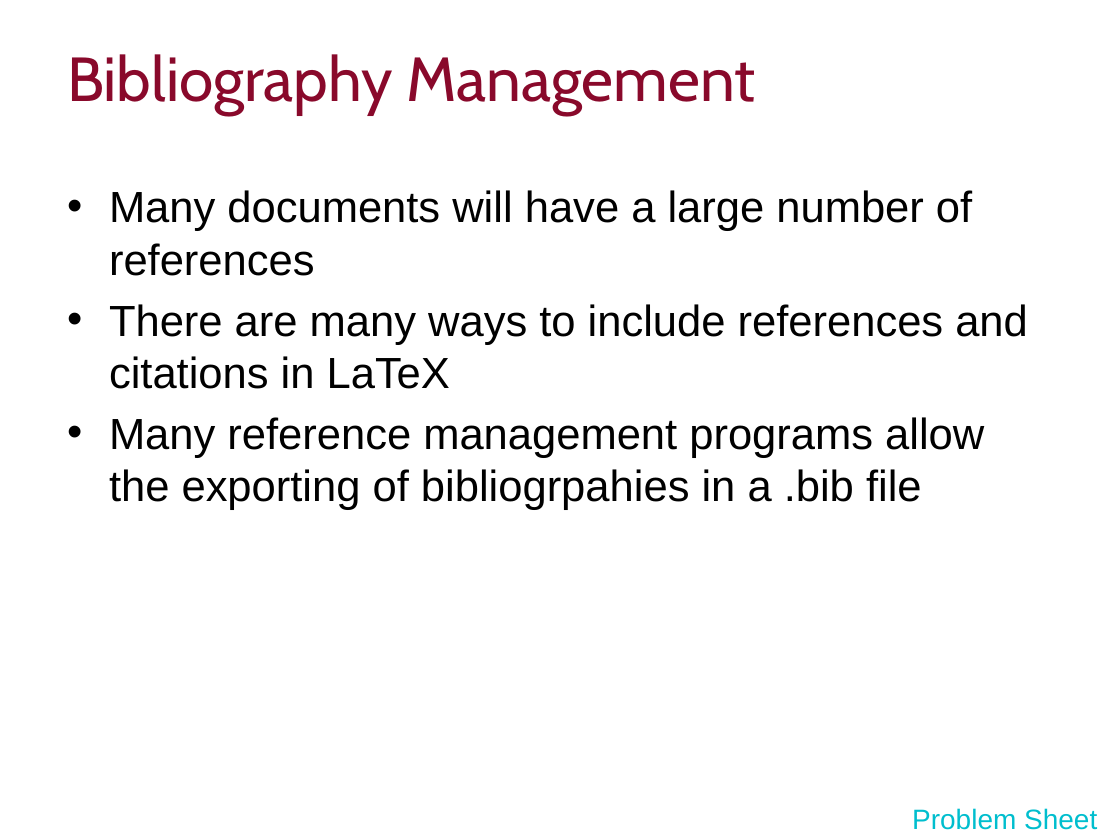
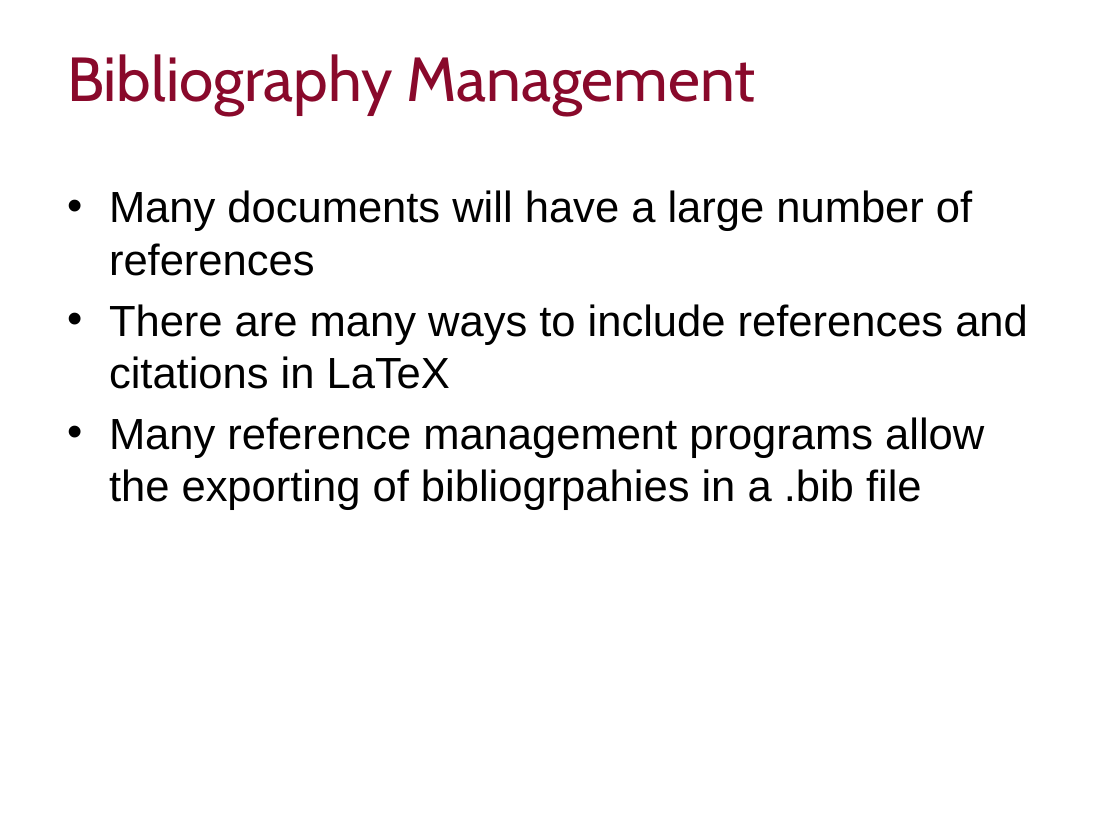
Before and after one commit to ImperialCollegeLondon/RCDS-introduction-to-latex, a slide deck: slide 17 of Intro to Latex Slides.pptx. Drawn at 1120x840 pixels with LibreOffice and Linux fonts; fonts in the diff are those of the drawing; background and template pictures are left out. Boxes give left, top, right and bottom in pixels: in the first picture for what was removed or moved away, otherwise in the second. Text is boxed around its words. In the diff, an @@ line names an element or a change of style, - is before the commit and + after.

```diff
--- a/Intro to Latex Slides.pptx
+++ b/Intro to Latex Slides.pptx
@@ text removed at bbox=[912, 808, 1097, 830] @@
-Problem Sheet
```
Also in this commit, not shown: 1 other slide changed, 1 slide removed, 5 other files.
